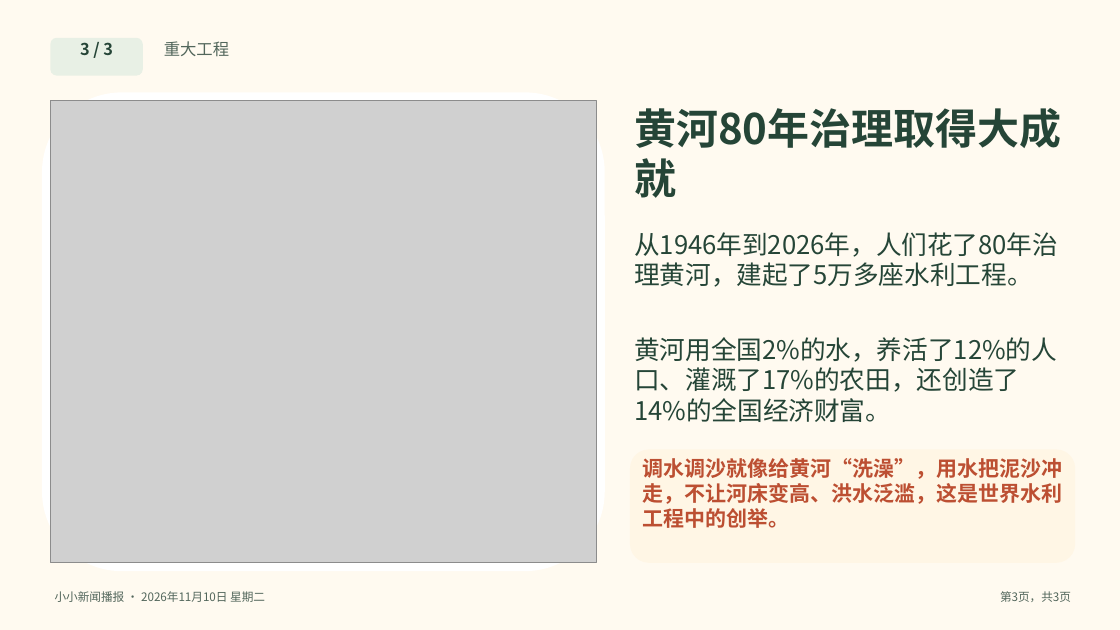
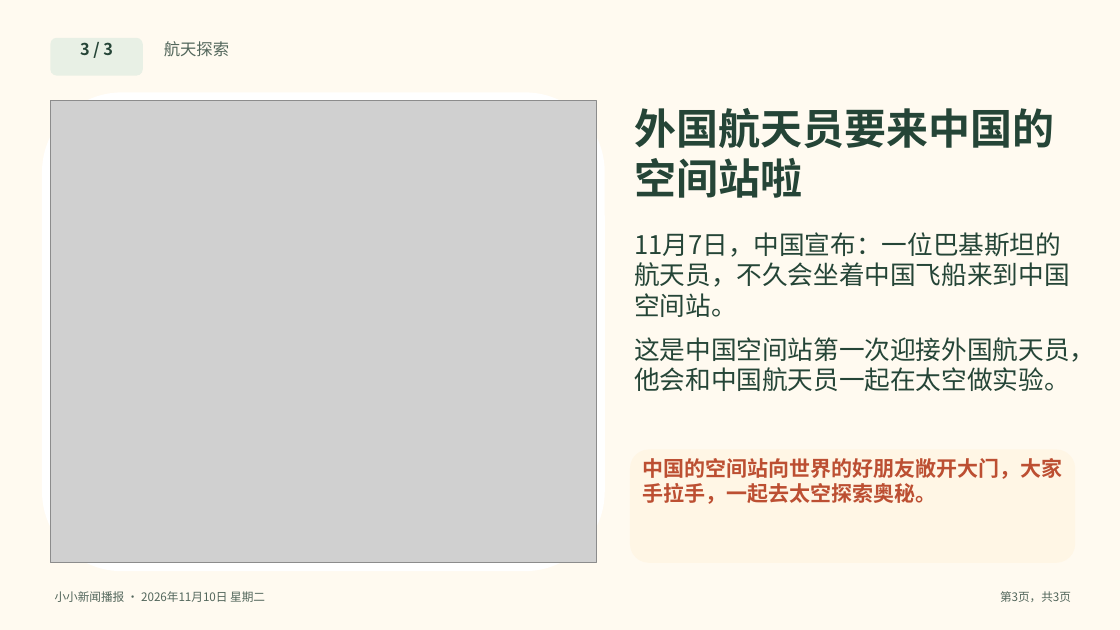
Before and after one commit to solomonhe-hgx/daily-news, a slide deck: slide 3 of daily-news/2026-11-10/今日新闻-2026-11-10.pptx. Drawn at 1120x630 pixels with LibreOffice and Linux fonts; fonts in the diff are those of the drawing; grey boxes stand for pictures. Boxes give left, top, right and bottom in pixels: in the first picture for what was removed or moved away, otherwise in the second. Text is boxed around its words. In the diff, an @@ line names an element or a change of style, - is before the commit and + after.

```diff
--- a/daily-news/2026-11-10/今日新闻-2026-11-10.pptx
+++ b/daily-news/2026-11-10/今日新闻-2026-11-10.pptx
@@ text at (164,41,229,56): text changed @@
-重大工程
+航天探索
@@ text at (634,108,1054,198): text changed @@
-黄河80年治理取得大成就
+外国航天员要来中国的空间站啦
@@ text at (634,232,1070,317): text changed @@
-从1946年到2026年，人们花了80年治理黄河，建起了5万多座水利工程。
+11月7日，中国宣布：一位巴基斯坦的航天员，不久会坐着中国飞船来到中国空间站。
@@ text at (634,337,1095,391): text changed @@
-黄河用全国2%的水，养活了12%的人口、灌溉了17%的农田，还创造了14%的全国经济财富。
+这是中国空间站第一次迎接外国航天员，他会和中国航天员一起在太空做实验。
@@ text at (643,458,1063,504): text changed @@
-调水调沙就像给黄河“洗澡”，用水把泥沙冲走，不让河床变高、洪水泛滥，这是世界水利工程中的创举。
+中国的空间站向世界的好朋友敞开大门，大家手拉手，一起去太空探索奥秘。
```
Also in this commit, not shown: 6 other files.
